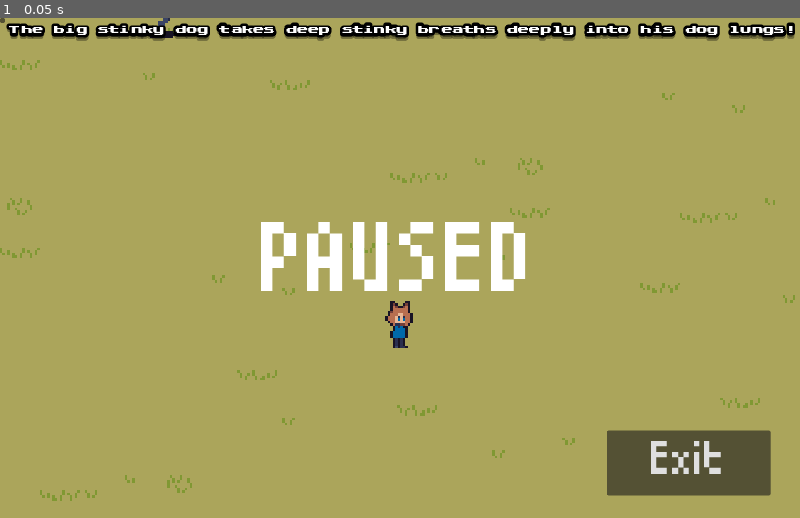
Above: before the commit, frame 1.
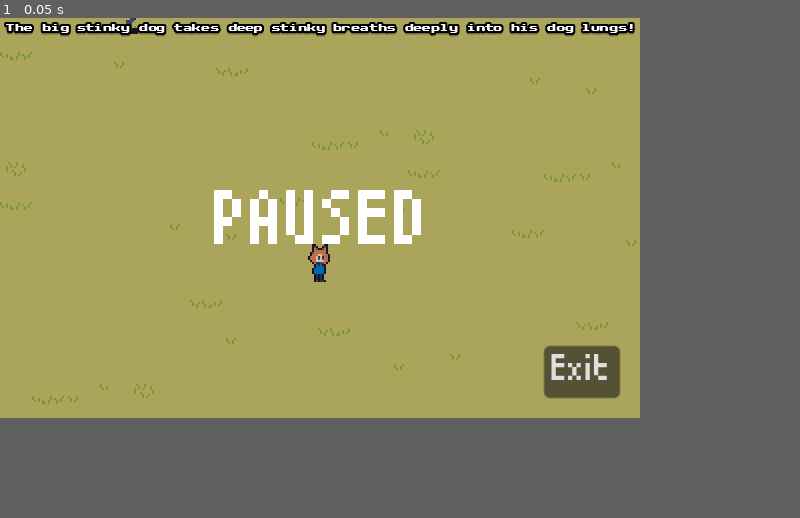
Above: after the commit, the same moment.

Repository: ColtonPhillips/its-spreading
Game: Godot game, scene res://scenes/world.tscn
The game is run twice, just before and just after one commit, with the same random seed, the same clock (stepped at 60 frames per second) and the same inputs.
Inputs:
- Up to frame 1 (0.05 s): no input
In our replay, the window is 800x500 before the commit and 640x400 after it. These sizes can differ from the game's own. Grey fills any space a smaller window leaves; there, only what the larger window draws over its background counts as a difference.

The runs differ from the first frame. In frame 1, 11% of the frame differs, in the area x 0-100%, y 0-97%.

Commit message:
fix zoom problem.

Diff:
--- a/gui/gameplay_gui.tscn
+++ b/gui/gameplay_gui.tscn
@@ -4,18 +4,19 @@
 
 [sub_resource type="LabelSettings" id="LabelSettings_yfq81"]
 font = ExtResource("1_1vptr")
-outline_size = 16
+font_size = 4
+outline_size = 4
 outline_color = Color(0, 0, 0, 1)
-shadow_size = 12
+shadow_size = 3
 shadow_color = Color(0, 0, 0, 0.345098)
-shadow_offset = Vector2(0, 6)
+shadow_offset = Vector2(0, 1)
 
 [node name="CanvasLayer" type="CanvasLayer"]
 
 [node name="Label" type="Label" parent="."]
-offset_left = 15.0
-offset_top = 12.0
-offset_right = 794.0
-offset_bottom = 35.0
+offset_left = 3.0
+offset_top = 3.0
+offset_right = 318.0
+offset_bottom = 26.0
 text = "The big stinky dog takes deep stinky breaths deeply into his dog lungs!"
 label_settings = SubResource("LabelSettings_yfq81")
--- a/gui/menu.tscn
+++ b/gui/menu.tscn
@@ -5,7 +5,7 @@
 
 [sub_resource type="LabelSettings" id="LabelSettings_onixx"]
 font = ExtResource("1_bymqs")
-font_size = 147
+font_size = 36
 
 [node name="Menu" type="Control"]
 layout_mode = 3
@@ -22,10 +22,10 @@
 anchor_top = 0.5
 anchor_right = 0.5
 anchor_bottom = 0.5
-offset_left = -222.0
-offset_top = -74.0
-offset_right = 222.0
-offset_bottom = 74.0
+offset_left = -53.0
+offset_top = -14.0
+offset_right = 55.0
+offset_bottom = 26.0
 grow_horizontal = 2
 grow_vertical = 2
 text = "Paused"
@@ -35,16 +35,16 @@
 [node name="Button" type="Button" parent="."]
 layout_mode = 1
 anchors_preset = -1
-anchor_left = 0.759063
-anchor_top = 0.8245
-anchor_right = 0.963281
-anchor_bottom = 0.955
+anchor_left = 0.851875
+anchor_top = 0.818
+anchor_right = 0.96875
+anchor_bottom = 0.95
 offset_left = -0.600037
 offset_top = 0.399963
 grow_horizontal = 0
 grow_vertical = 0
 theme_override_fonts/font = ExtResource("1_bymqs")
-theme_override_font_sizes/font_size = 68
+theme_override_font_sizes/font_size = 17
 text = "Exit"
 script = ExtResource("2_kd7in")
 metadata/_edit_use_anchors_ = true
--- a/project.godot
+++ b/project.godot
@@ -17,8 +17,8 @@
 
 [display]
 
-window/size/viewport_width=1280
-window/size/viewport_height=800
+window/size/viewport_width=320
+window/size/viewport_height=200
 window/size/initial_position_type=0
 window/size/window_width_override=1680
 window/size/window_height_override=1050
--- a/scenes/player.tscn
+++ b/scenes/player.tscn
@@ -80,7 +80,6 @@
 
 [node name="Camera2D" type="Camera2D" parent="."]
 position = Vector2(0, -32)
-zoom = Vector2(4, 4)
 
 [node name="CollisionShape2D" type="CollisionShape2D" parent="."]
 position = Vector2(0, -8)
--- a/scenes/world.tscn
+++ b/scenes/world.tscn
@@ -31,7 +31,3 @@
 script = ExtResource("1_elxvf")
 
 [node name="Menu" parent="Menu" instance=ExtResource("7_pyd75")]
-
-[node name="Button" type="Button" parent="Menu"]
-offset_right = 8.0
-offset_bottom = 8.0
